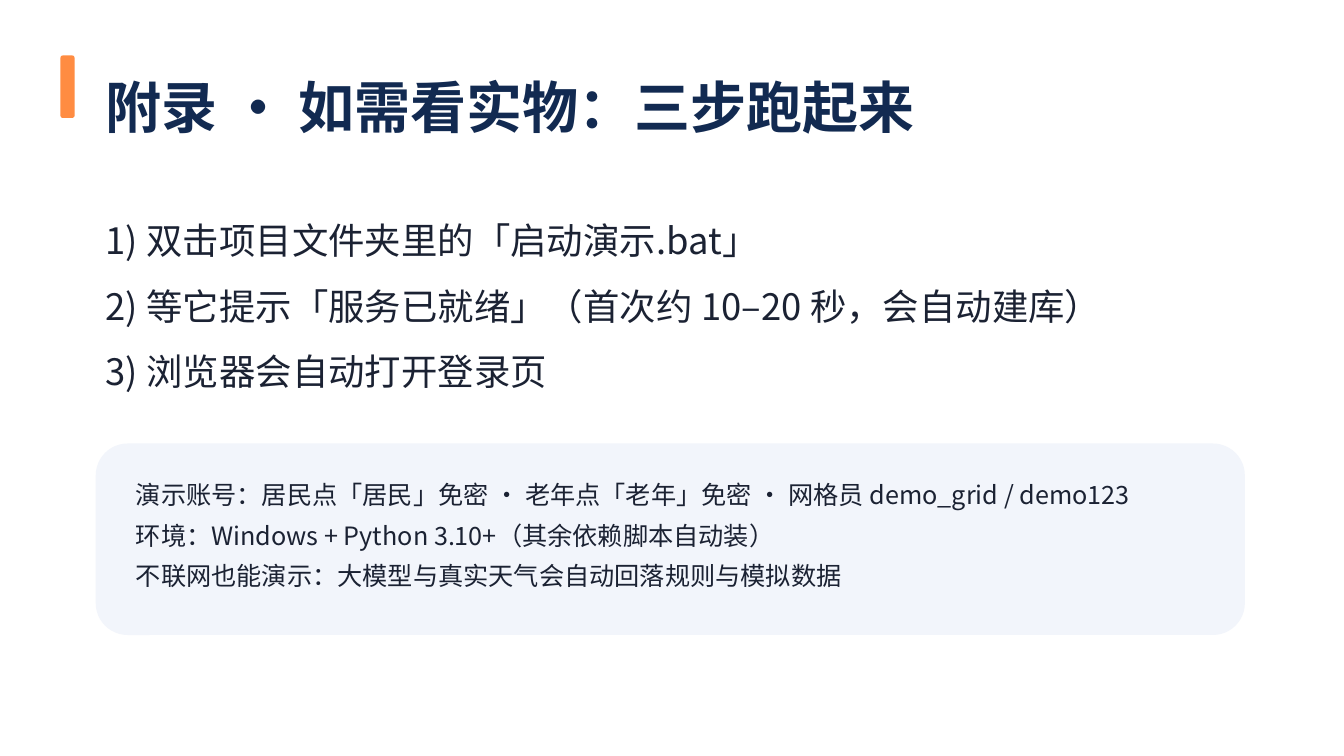
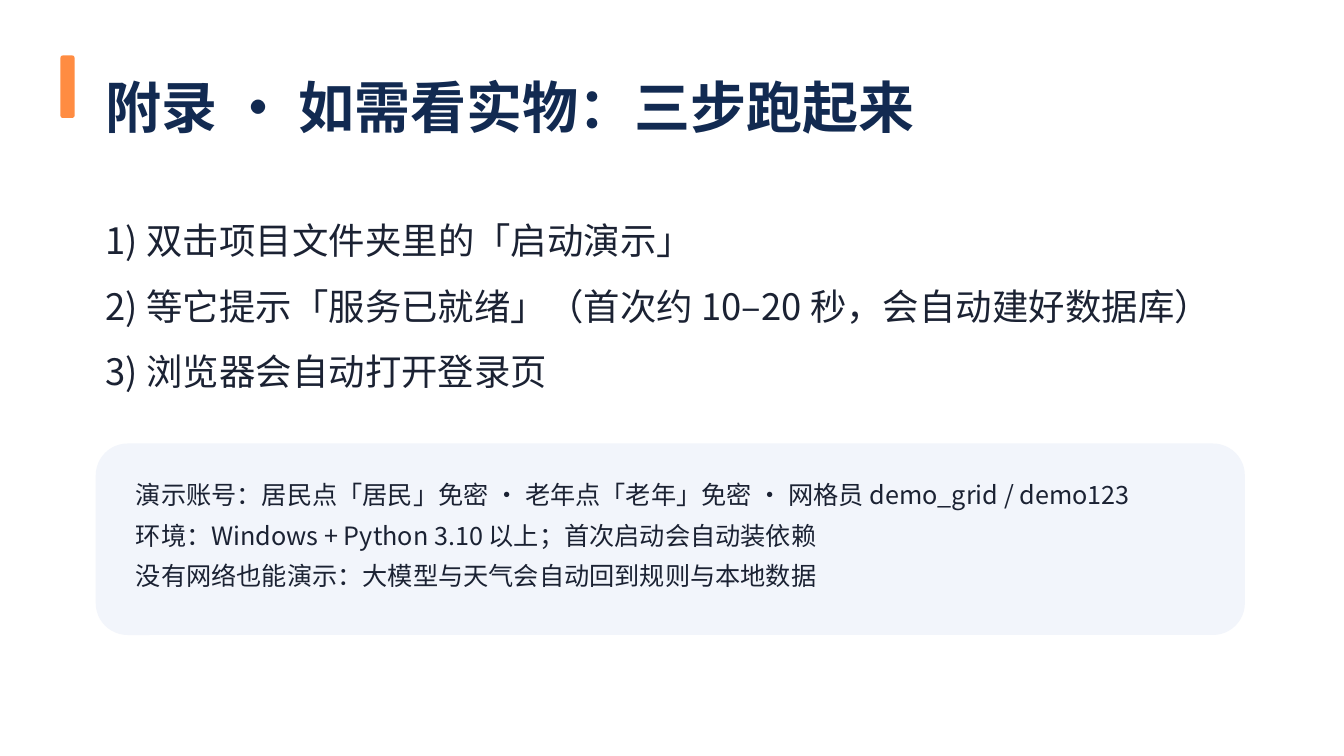
Before and after one commit to woshuofengsu/campus-insight-agent, a slide deck: slide 12 of docs/competition/9月22日路演-社区先知.pptx. Drawn at 1344x756 pixels with LibreOffice and Linux fonts; fonts in the diff are those of the drawing. Boxes give left, top, right and bottom in pixels: in the first picture for what was removed or moved away, otherwise in the second. Text is boxed around its words. In the diff, an @@ line names an element or a change of style, - is before the commit and + after.

```diff
--- a/docs/competition/9月22日路演-社区先知.pptx
+++ b/docs/competition/9月22日路演-社区先知.pptx
@@ text at [106,223,1211,327]: text changed @@
-1) 双击项目文件夹里的「启动演示.bat」
-2) 等它提示「服务已就绪」（首次约 10–20 秒，会自动建库）
+1) 双击项目文件夹里的「启动演示」
+2) 等它提示「服务已就绪」（首次约 10–20 秒，会自动建好数据库）
@@ text at [136,524,817,587]: text changed @@
-环境：Windows + Python 3.10+（其余依赖脚本自动装）
-不联网也能演示：大模型与真实天气会自动回落规则与模拟数据
+环境：Windows + Python 3.10 以上；首次启动会自动装依赖
+没有网络也能演示：大模型与天气会自动回到规则与本地数据
```
Also in this commit, not shown: 3 other slides changed, 2 other files.
